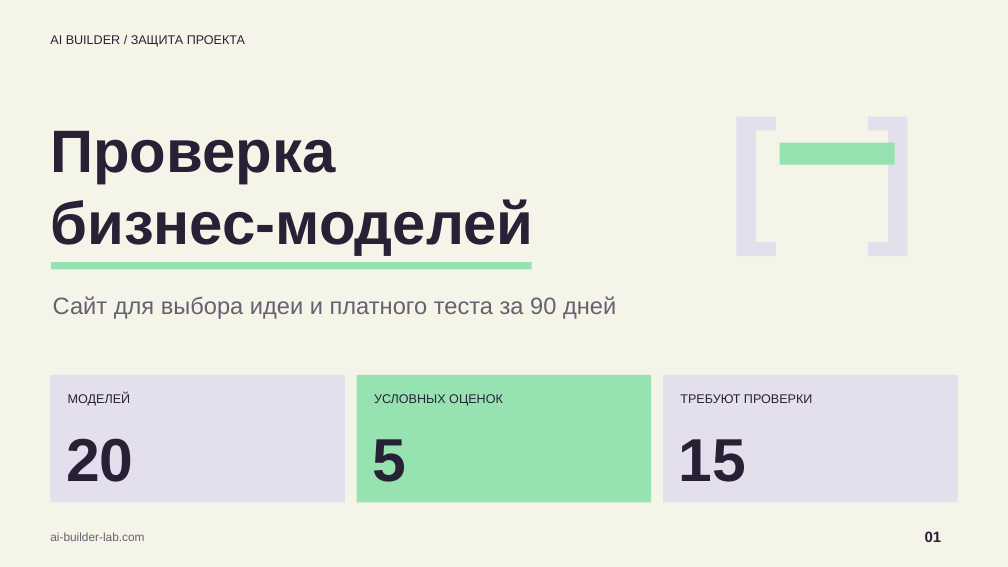
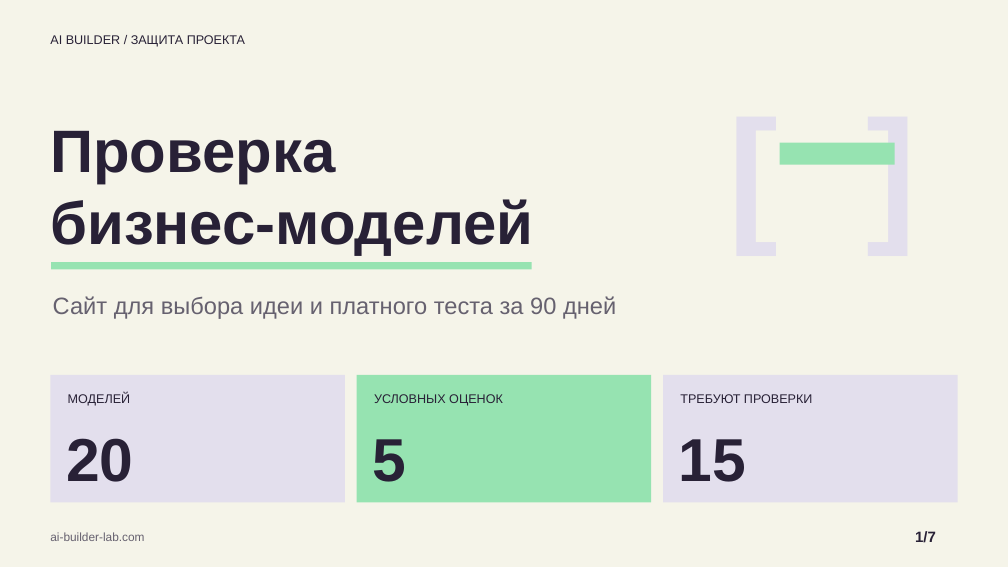
Before and after one commit to bcmle/test_ai_builder, a slide deck: slide 1 of presentation/AI-Builder-CEO.pptx. Drawn at 1008x567 pixels with LibreOffice and Linux fonts; fonts in the diff are those of the drawing. Boxes give left, top, right and bottom in pixels: in the first picture for what was removed or moved away, otherwise in the second. Text is boxed around its words. In the diff, an @@ line names an element or a change of style, - is before the commit and + after.

```diff
--- a/presentation/AI-Builder-CEO.pptx
+++ b/presentation/AI-Builder-CEO.pptx
@@ text at (915, 531, 936, 543): text changed @@
-01
+1/7
```
Also in this commit, not shown: 6 other slides changed, 8 other files.
